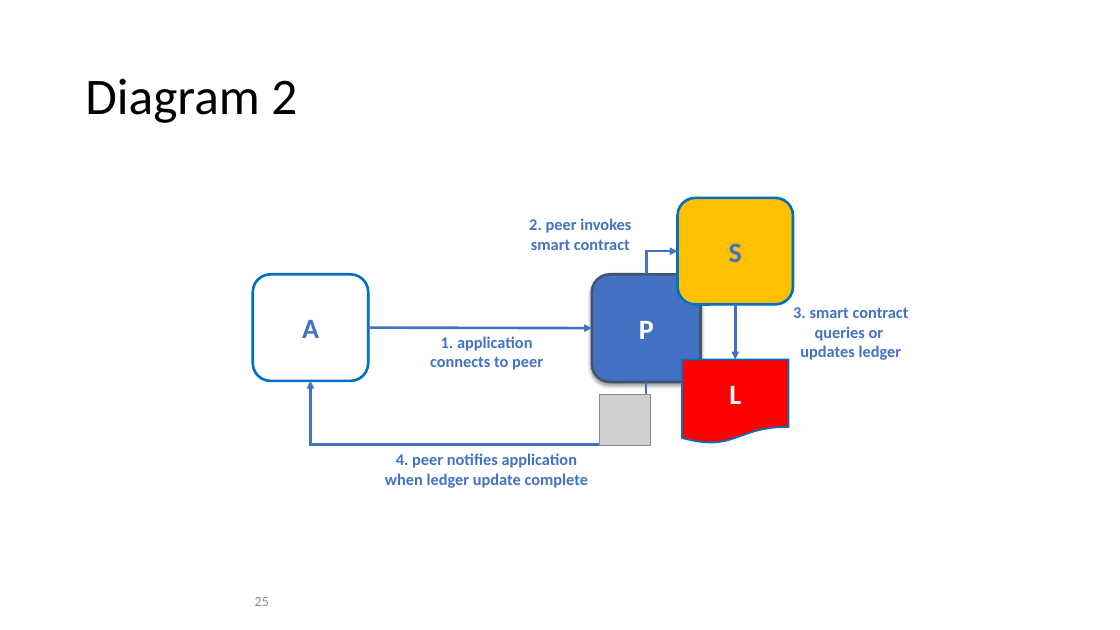
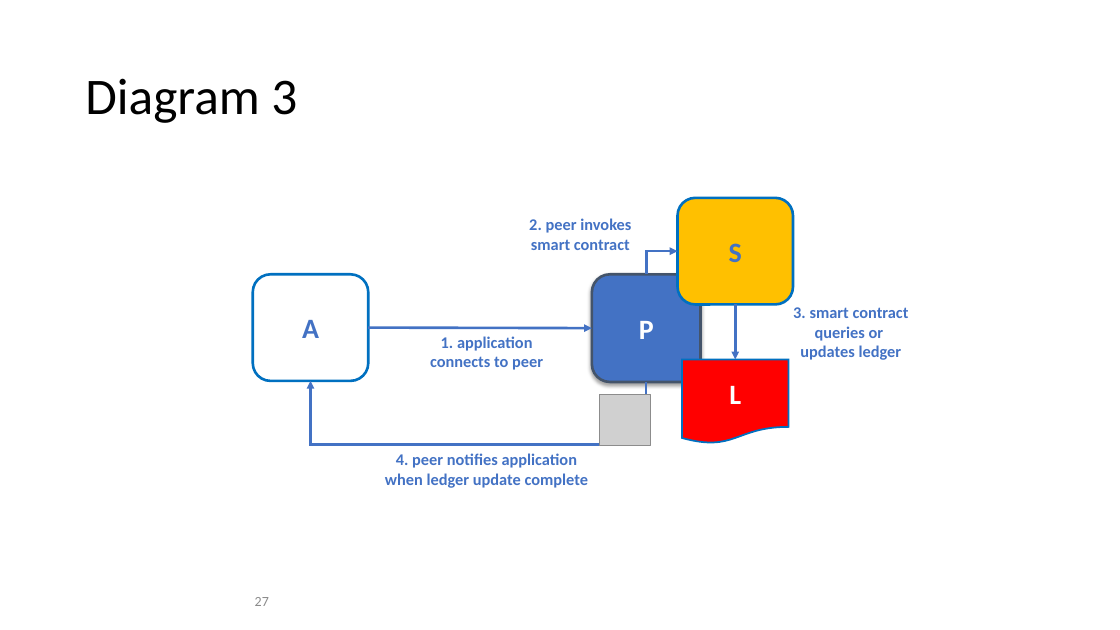
Before and after one commit to FabricTOC/FabricTOC, a slide deck: slide 27 of docs/OtherSourceMaterial/Diagrams.pptx (slide 25 before the commit). Drawn at 1120x630 pixels with LibreOffice and Linux fonts; fonts in the diff are those of the drawing; grey boxes stand for pictures. Boxes give left, top, right and bottom in pixels: in the first picture for what was removed or moved away, otherwise in the second. Text is boxed around its words. In the diff, an @@ line names an element or a change of style, - is before the commit and + after.

```diff
--- a/docs/OtherSourceMaterial/Diagrams.pptx
+++ b/docs/OtherSourceMaterial/Diagrams.pptx
@@ title at (85, 78, 297, 123): text changed @@
-Diagram 2
+Diagram 3
@@ page number at (255, 597, 269, 606): text changed @@
-25
+27
```
Also in this commit, not shown: 4 other slides changed, 2 slides added, 4 other files.
